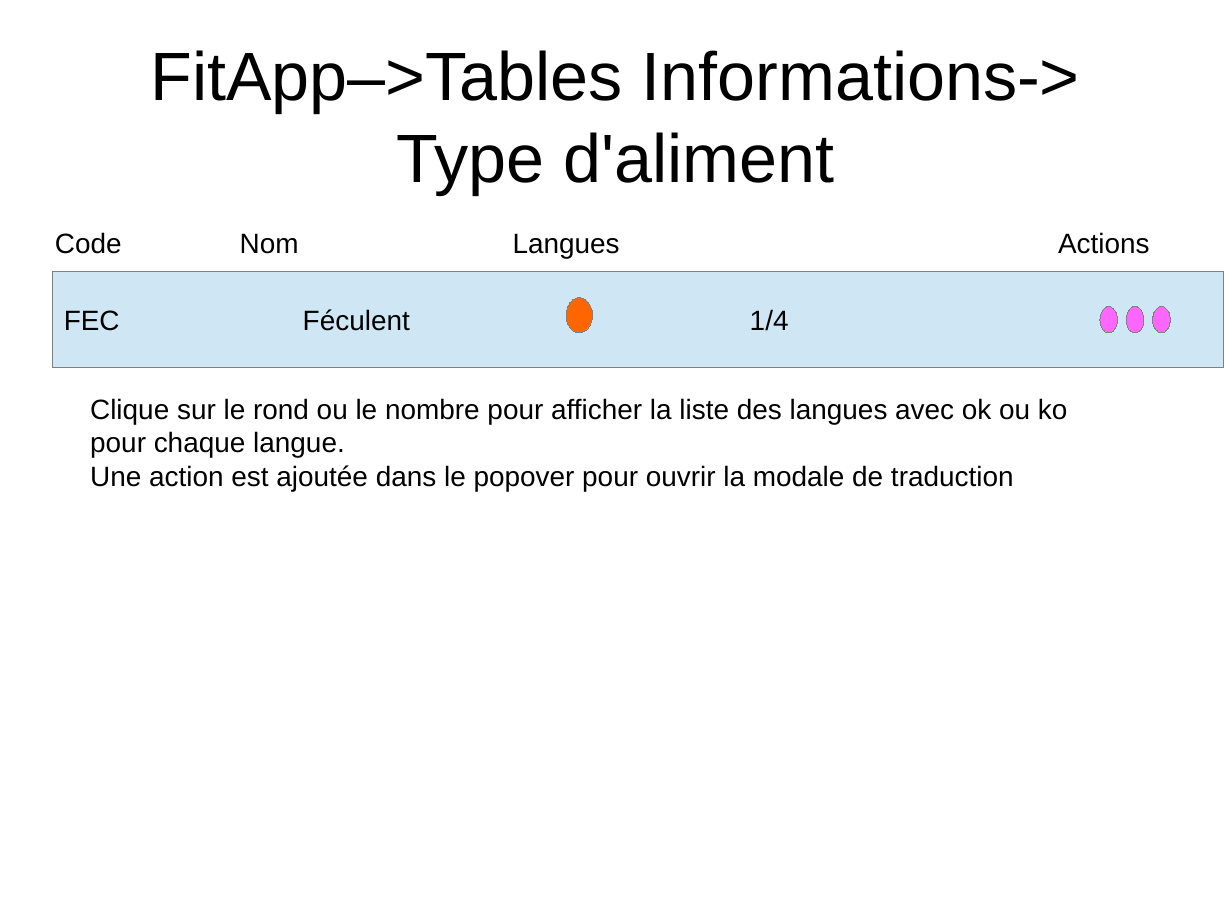
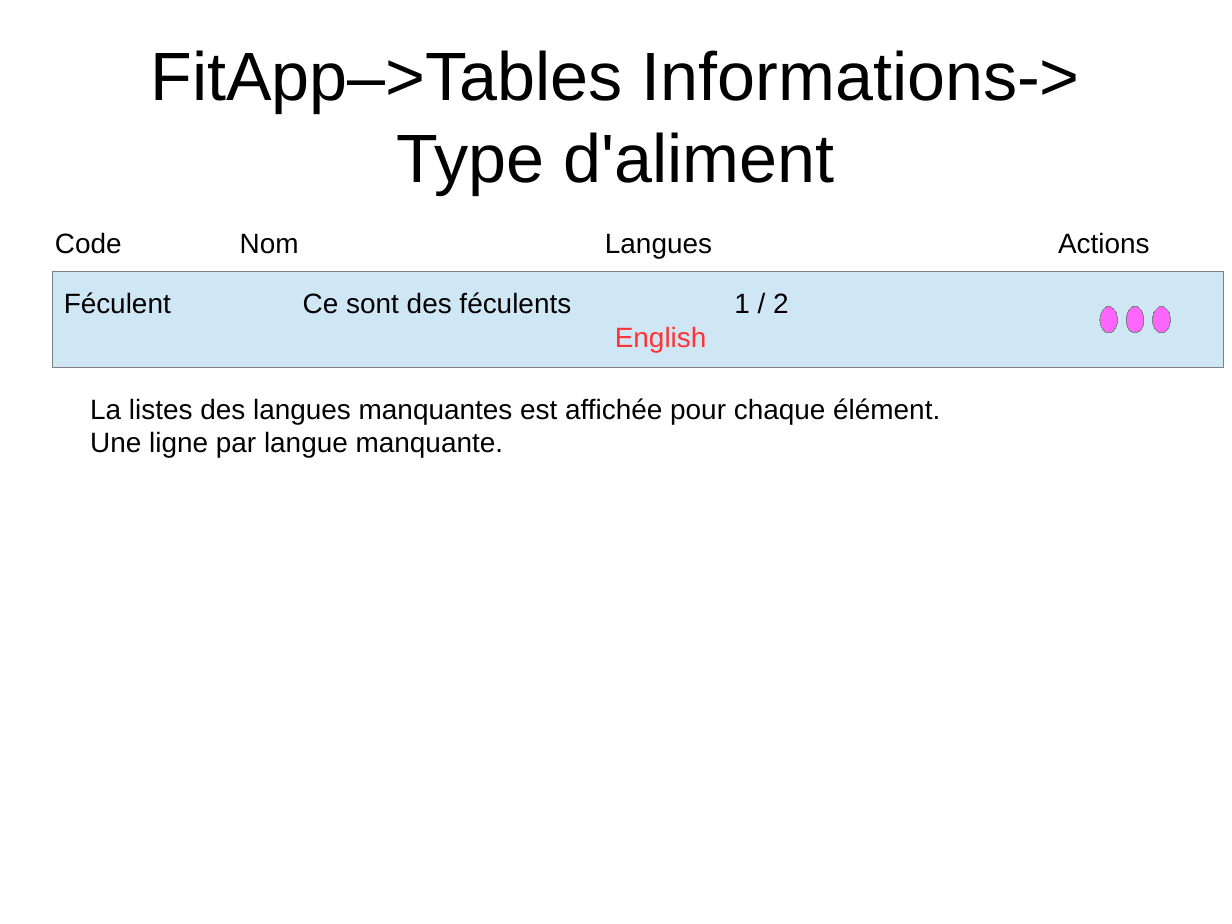
Before and after one commit to NicolasGavard/WebVysionSportV2, a slide deck: slide 7 of Documentations/FitApp - Table Informations v1.02.odp. Drawn at 1232x924 pixels with LibreOffice and Linux fonts; fonts in the diff are those of the drawing. Boxes give left, top, right and bottom in pixels: in the first picture for what was removed or moved away, otherwise in the second. Text is boxed around its words. In the diff, an @@ line names an element or a change of style, - is before the commit and + after.

```diff
--- a/Documentations/FitApp - Table Informations v1.02.odp
+++ b/Documentations/FitApp - Table Informations v1.02.odp
@@ text "Langues": place and size @@
-text "Langues" at (513,233,620,258)
+text "Langues" at (605,233,712,258)
@@ text in rectangle at (64,292,789,352): text changed @@
-FEC Féculent 1/4
+Féculent Ce sont des féculents 1 / 2
+English
@@ ellipse removed at (567,297,594,332) @@
@@ text at (90,398,940,457): text changed @@
-Clique sur le rond ou le nombre pour afficher la liste des langues avec ok ou ko pour chaque langue.
-Une action est ajoutée dans le popover pour ouvrir la modale de traduction
+La listes des langues manquantes est affichée pour chaque élément.
+Une ligne par langue manquante.
```
Also in this commit, not shown: 3 other slides changed, 7 other files.
